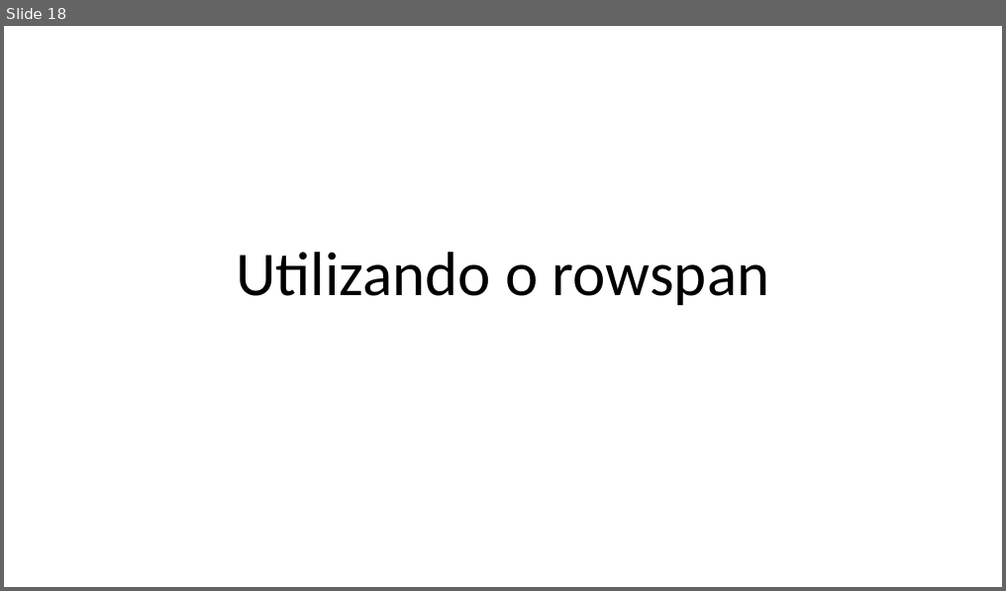
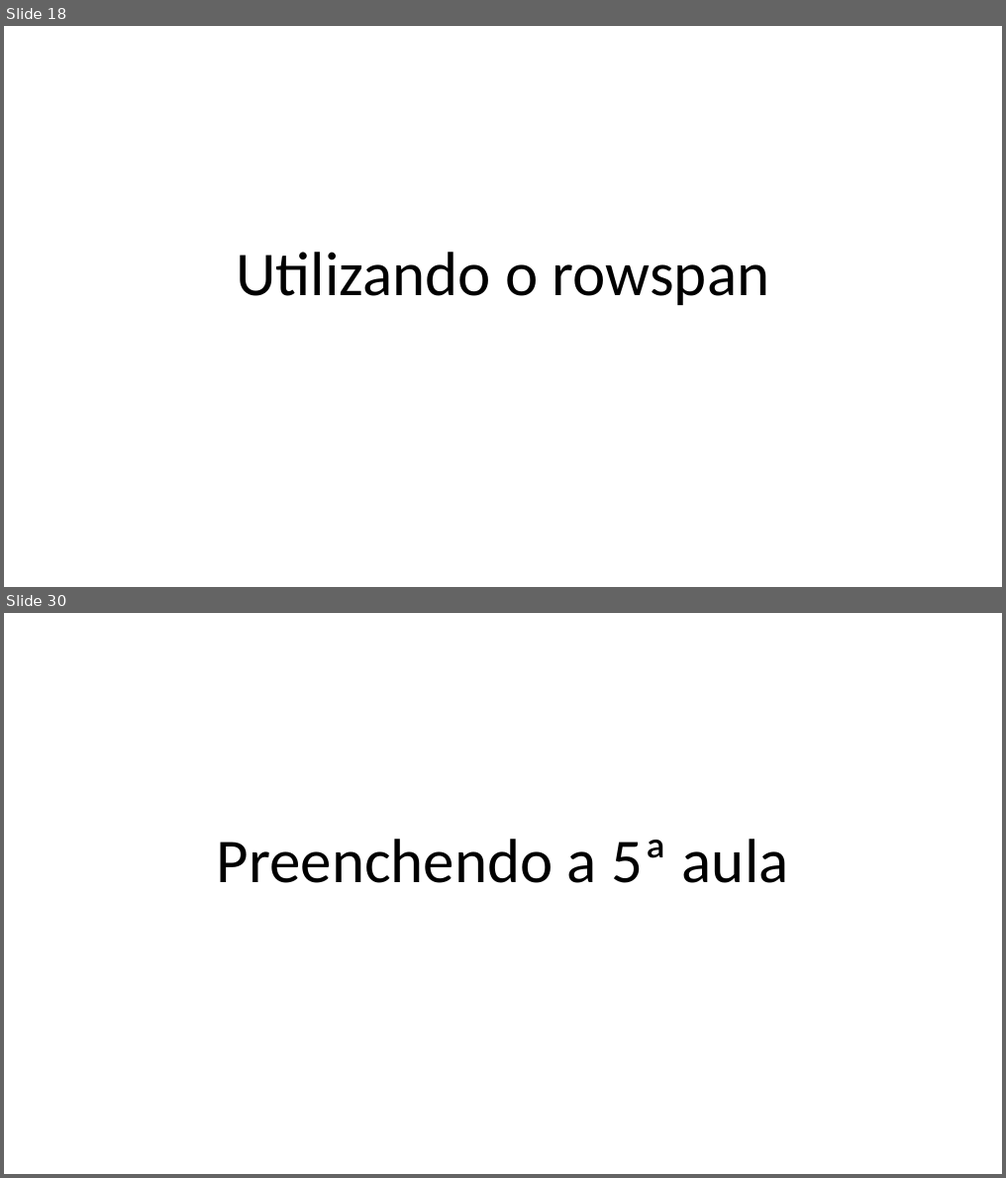
Before and after one commit to guilhermehsouza/AulaHTML, a slide deck: Aula 05 - Exemplo 4.pptx. Shown one above the other, each under a label of ours: slide 18 before the commit, slides 18 and 30 after it; the slides between them are not shown. The pictures are 1006x591 and 1006x1178 pixels, drawn with LibreOffice and Linux fonts; fonts in the diff are those of the drawing. Boxes give left, top, right and bottom in pixels: in the first picture for what was removed or moved away, otherwise in the second. Text is boxed around its words. In the diff, an @@ line names an element or a change of style, - is before the commit and + after.

```diff
--- a/Aula 05 - Exemplo 4.pptx
+++ b/Aula 05 - Exemplo 4.pptx
@@ slide 30 added at box(4, 613, 1002, 1174), background #FFFFFF @@
@@ title added at box(217, 839, 789, 883), 60 pt, text #000000 @@
+Preenchendo a 5ª aula
```
Also in this commit, not shown: 18 other slides added, 4 slides removed, 5 other files.
